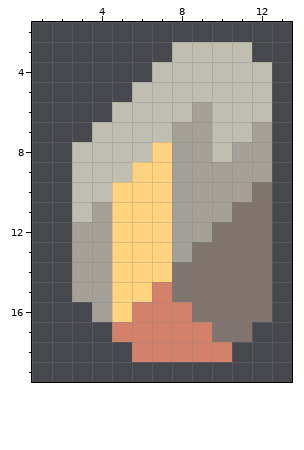
Two states of a pixel-art sprite, assets/sprites/units/core/ascent/ascent-gun.png. This is how it looked before the edit.
The file is 16x22 pixels. Shown: x 1..13, y 2..19.
The same view after the edit:
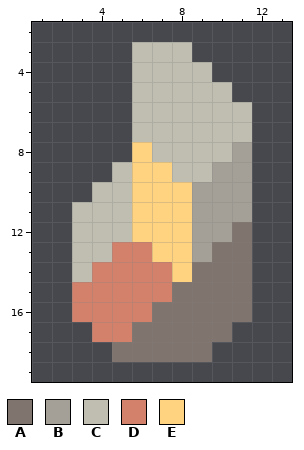
Palette (. is transparent): A #80746e  B #a4a098  C #c0beb0  D #d4816b  E #ffd37f
Difference:
y 3: x 6..7 .. -> CC; x 9..11 CCC -> ...
y 4: x 6 . -> C; x 10..12 CCC -> ...
y 5: x 11..12 CC -> ..
y 6: x 5 C -> .; x 9 B -> C; x 12 C -> .
y 7: x 4..5 CC -> ..; x 8..9 BB -> CC; x 12 B -> .
y 8: x 3..9 CCCCEBB -> ...ECCC; x 12 B -> .
y 9: x 3..4 CC -> ..; x 8..9 BB -> CC; x 12 B -> .
y 10: x 3 C -> .; x 5 E -> C; x 8 B -> E; x 12 A -> .
y 11: x 4..5 BE -> CC; x 8 B -> E; x 11..12 AA -> B.
y 12: x 3..5 BBE -> CCC; x 8 B -> E; x 10 A -> B; x 12 A -> .
y 13: x 3..6 BBEE -> CCDD; x 8..9 BA -> EB; x 12 A -> .
y 14: x 3..8 BBEEEA -> CDDDDE; x 12 A -> .
y 15: x 3..6 BBEE -> DDDD; x 12 A -> .
y 16: x 3..5 .BE -> DDD; x 7..8 DD -> AA; x 12 A -> .
y 17: x 4 . -> D; x 6..9 DDDD -> AAAA; x 11 A -> .
y 18: x 5..10 .DDDDD -> AAAAA.
